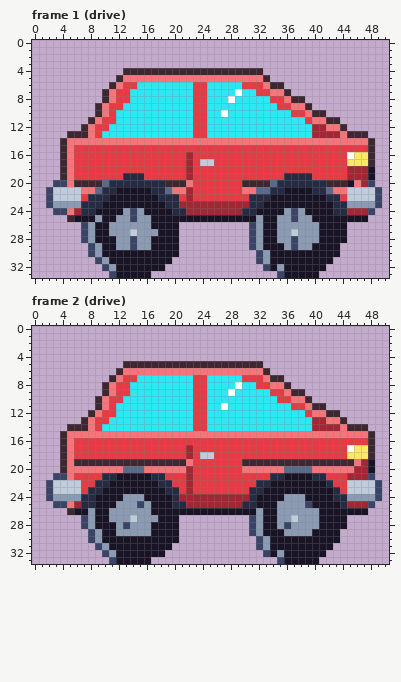
A pixel-art file gets an edit: art/ambient/ambient-car-hatchback@81.aseprite. Above is the file before it was changed.
51x34 pixels, 4 frames. Shown: frame 1 (drive), frame 2 (drive). The commit also changed other frames, which this record leaves out.
After the commit:
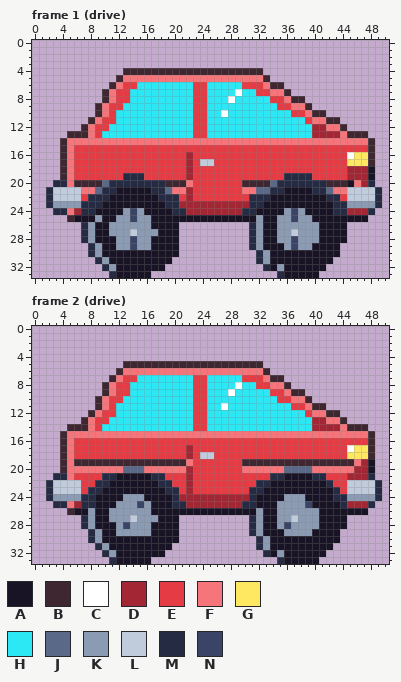
Palette (. is transparent): A #181425  B #3e2731  C #ffffff  D #a22633  E #e43b44  F #f6757a  G #fee761  H #2ce8f5  J #5a6988  K #8b9bb4  L #c0cbdc  M #262b44  N #3a4466
The exact change:
Frame 1 (drive):
The edit turns colour N into colour M in row 20 at x 3 to 4 and 48; in rows 21 to 23 at x 2 and 49; in row 24 at x 3 to 4 and 48; in rows 26 to 28 at x 7 and 31; in row 29 at x 8 and 31; in row 30 at x 8 and 32.
The edit turns colour N into colour M in row 31 at x 9 and 32; in row 32 at x 10 and 33; in row 33 at x 11 and 35.
Frame 2 (drive):
The edit turns colour N into colour M in row 21 at x 3 to 4 and 48; in rows 22 to 24 at x 2 and 49; in row 25 at x 3 to 4 and 48; in rows 27 to 28 at x 7 and 31; in row 29 at x 8 and 31; in row 30 at x 8 and 32.
The edit turns colour N into colour M in row 31 at x 9 and 32; in row 32 at x 10 and 33; in row 33 at x 11 and 35.
Changed places in both pictures, as pixel boxes (x1, y1, x2, y2):
changed: (46, 180, 116, 278)
changed: (368, 180, 382, 215)
changed: (249, 222, 284, 278)
changed: (46, 473, 116, 564)
changed: (368, 473, 382, 508)
changed: (249, 515, 284, 564)
